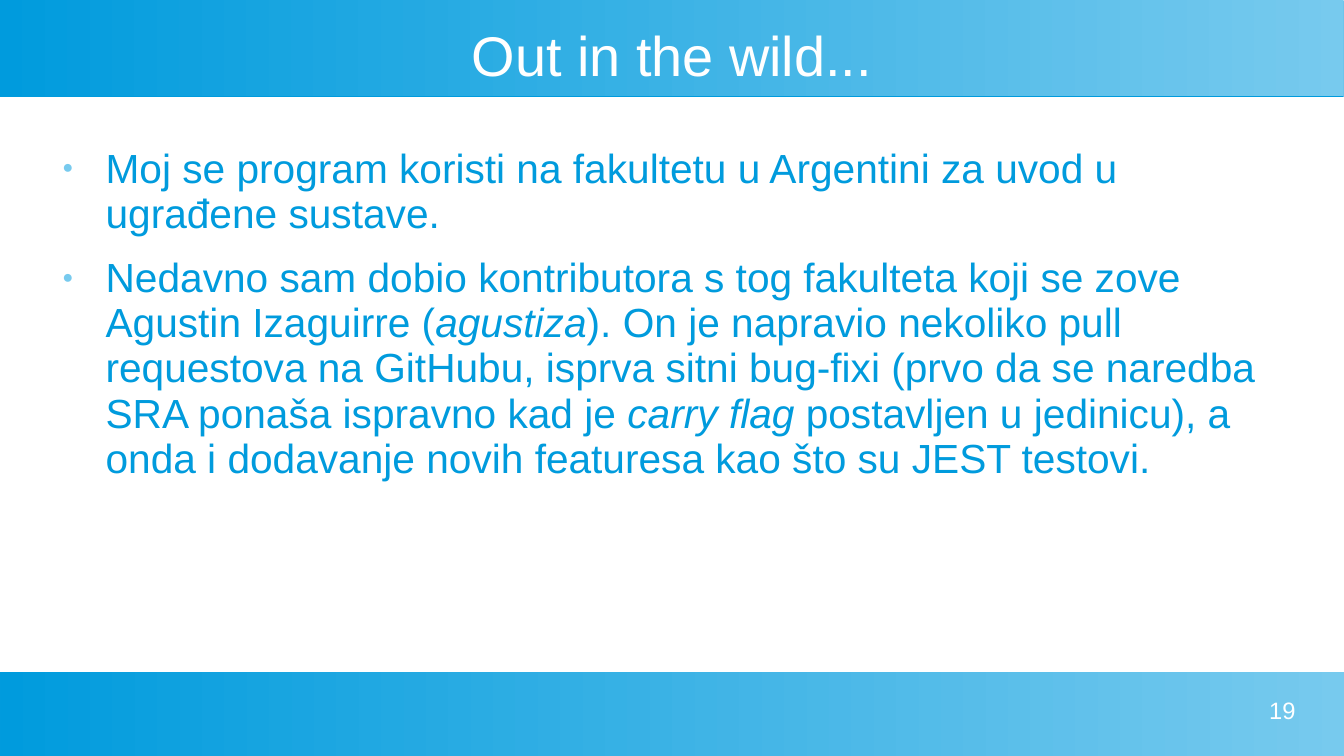
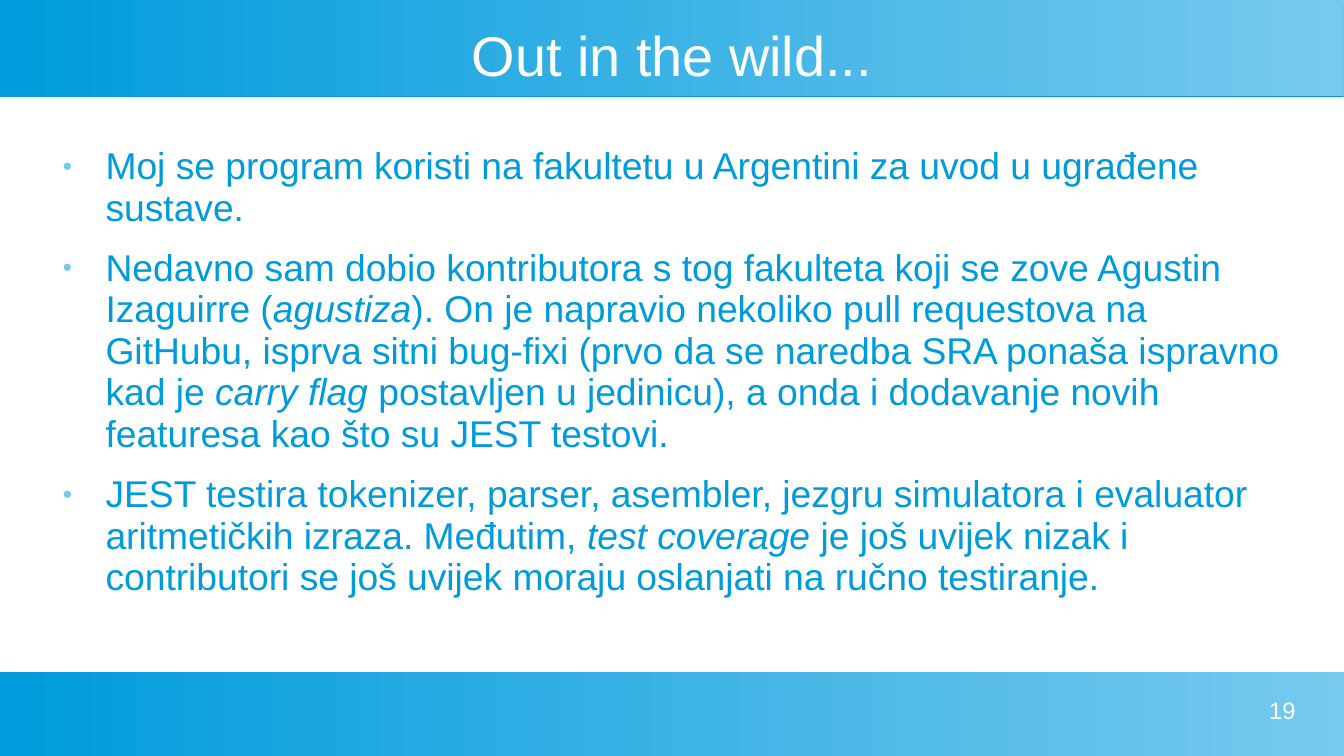
Before and after one commit to FlatAssembler/FlatAssembler.github.io, a slide deck: slide 19 of PicoBlaze/PicoBlaze.ppt. Drawn at 1344x756 pixels with LibreOffice and Linux fonts; fonts in the diff are those of the drawing. Boxes give left, top, right and bottom in pixels: in the first picture for what was removed or moved away, otherwise in the second. Text is boxed around its words. In the diff, an @@ line names an element or a change of style, - is before the commit and + after.

Commit message:
Explained what's new in PicoBlaze Simulator v4.4.0 and v4.4.1

```diff
--- a/PicoBlaze/PicoBlaze.ppt
+++ b/PicoBlaze/PicoBlaze.ppt
@@ text at box(106, 152, 1279, 448): size 24 to 22 pt in "Moj se program koristi na fakultetu u ...", "Nedavno sam dobio kontributora s tog fakulteta ..." @@
@@ text at box(106, 480, 1247, 598): paragraph added @@
+● JEST testira tokenizer, parser, asembler, jezgru simulatora i evaluator aritmetičkih izraza. Međutim, test coverage je još uvijek nizak i contributori se još uvijek moraju oslanjati na ručno testiranje.
```
Also in this commit, not shown: 2 other slides changed.
